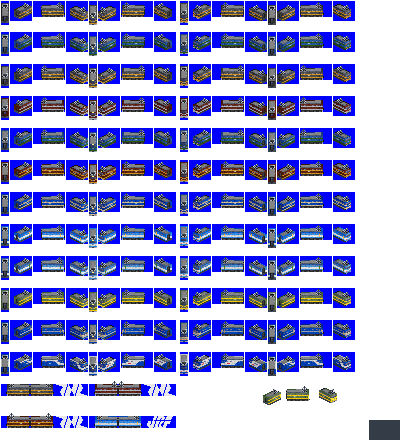
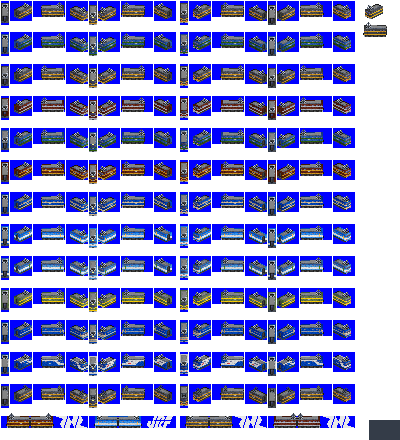
Layer changes from the first 400x440 image to the second:
added layer "newpantos" above "wheels" over [2, 385, 348, 399]
painted on "wheels" over [20, 395, 346, 404]
painted on "couplings" over [64, 393, 324, 396]
painted on "taillights" over [181, 397, 351, 404]
painted on "eh10 original" over [1, 4, 387, 408]
painted on "eh10 green" over [263, 386, 337, 405]
painted on "eh10 blue copy" over [263, 386, 337, 405]
painted on "eh10 blue" over [263, 386, 337, 405]
painted on "ed79.png" over [1, 381, 355, 428]
